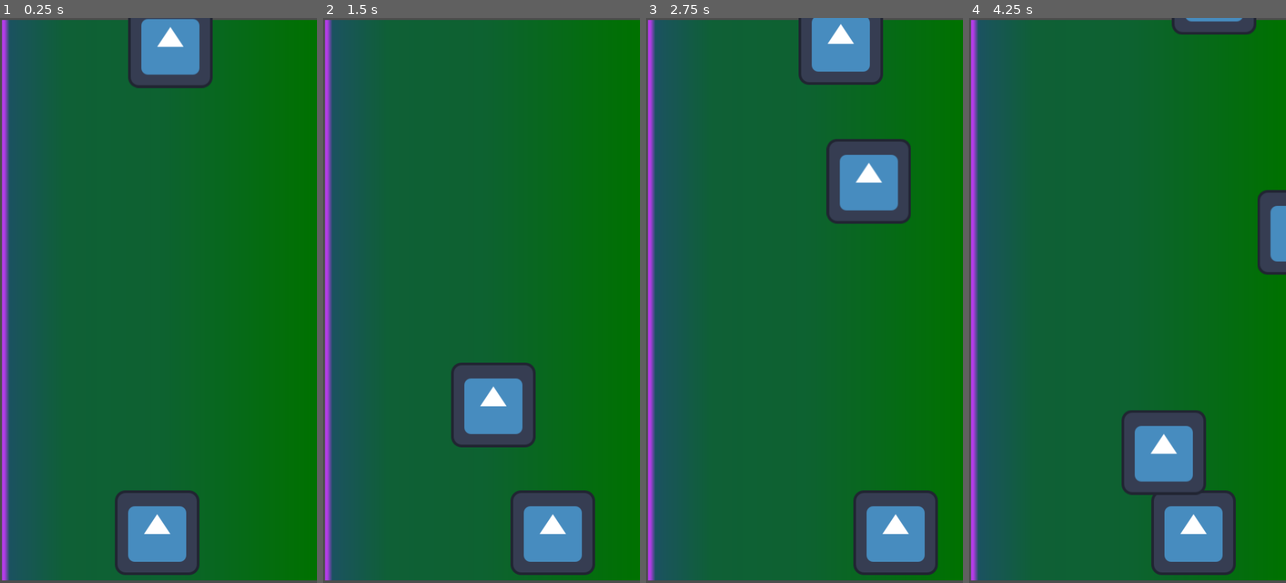
Above: before the commit, frames 1-4 (left to right).
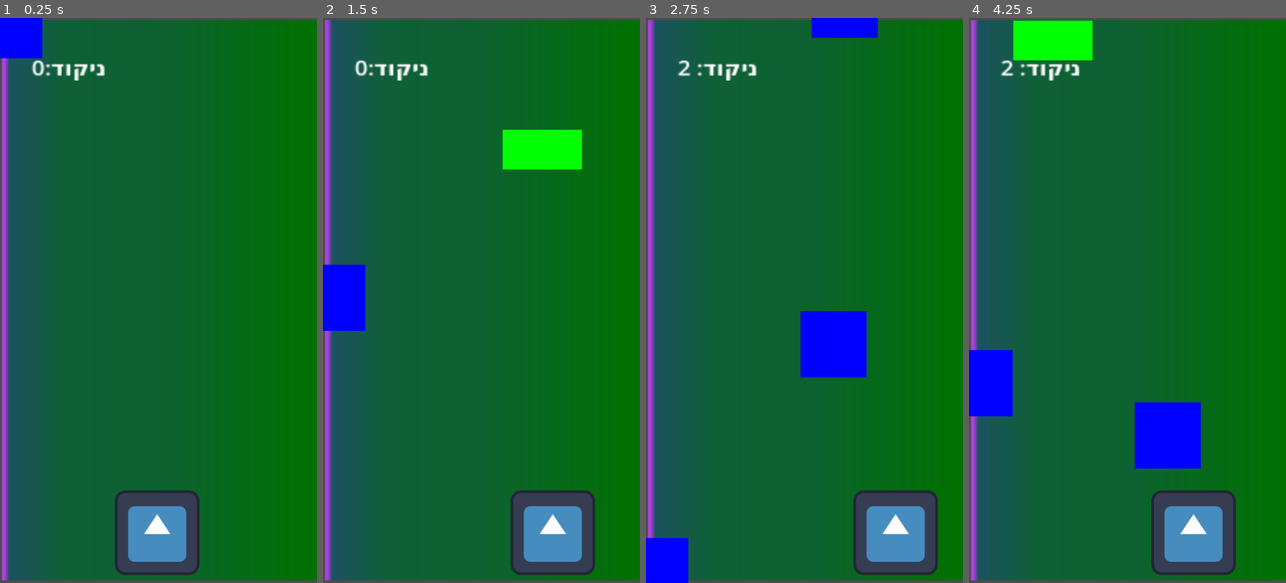
Above: after the commit, the same moments.

Repository: kerenpas/geometric-game
Game: Godot game, scene res://gameworld.tscn
The game is run twice, just before and just after one commit, with the same random seed, the same clock (stepped at 60 frames per second) and the same inputs. The engine's default icon, where the game draws it, is replaced by a stand-in: a white triangle on a blue panel in a dark square.
Inputs:
- Up to frame 1 (0.25 s): no input
- Up to frame 2 (1.5 s): hold Right (ui_right) 0.53-1.28 s; hold Left (ui_left) from 1.28 s (still down)
- Up to frame 3 (2.75 s): release Left (ui_left) at 2.03 s; hold Right (ui_right) from 2.03 s (still down)
- Up to frame 4 (4.25 s): release Right (ui_right) at 3.53 s; hold Left (ui_left) from 3.53 s (still down)

The runs differ from the first frame. In frame 1, 4.5% of the frame differs, in the area x 0-68%, y 0-13%; in frame 2, 7.7%; in frame 3, 11%, in the area x 0-84%, y 0-100%; in frame 4, 10%.

Commit message:
add shape types

Diff:
--- a/falling_object.gd
+++ b/falling_object.gd
@@ -1,10 +1,96 @@
 extends Area2D
 
+enum ShapeType {TRIANGLE, RECTANGLE, SQUARE}
+
+@export var shape_type: ShapeType = ShapeType.SQUARE
+@export var fall_speed_min: float = 5.0
+@export var fall_speed_max: float = 10.0
+
+var fall_speed: float
+
+func _ready() -> void:
+	# Set a random fall speed within the range
+	fall_speed = randf_range(fall_speed_min, fall_speed_max)
+
+	# Setup the shape based on the type
+	setup_shape()
+
+func setup_shape() -> void:
+	# Get references to our nodes
+	var sprite = $Sprite2D
+	var collision = $CollisionShape2D
+
+	# Setup shape based on type
+	match shape_type:
+		ShapeType.TRIANGLE:
+		# Set triangle polygon sprite
+			var polygon = Polygon2D.new()
+			polygon.polygon = PackedVector2Array([
+			Vector2(-50, 50),
+			Vector2(50, 50),
+			Vector2(0, -50)
+		])
+			polygon.color = Color(1, 0, 0) # Red triangle
+
+		# Remove the default sprite and add our polygon
+			sprite.queue_free()
+			add_child(polygon)
+
+			# Set triangle collision shape
+			var shape = CollisionPolygon2D.new()
+			shape.polygon = polygon.polygon
+			collision.queue_free()
+			add_child(shape)
+
+		ShapeType.RECTANGLE:
+		# Create a rectangle with Polygon2D
+			var polygon = Polygon2D.new()
+			polygon.polygon = PackedVector2Array([
+				Vector2(-60, -30),  # Top-left
+				Vector2(60, -30),   # Top-right
+				Vector2(60, 30),    # Bottom-right
+				Vector2(-60, 30)    # Bottom-left
+			])
+			polygon.color = Color(0, 1, 0) # Green rectangle
+
+			# Remove the default sprite and add our polygon
+			sprite.queue_free()
+			add_child(polygon)
+
+			# Set rectangle collision shape
+			var shape = CollisionPolygon2D.new()
+			shape.polygon = polygon.polygon
+			collision.queue_free()
+			add_child(shape)
+
+		ShapeType.SQUARE:
+		# Create a square with Polygon2D
+			var polygon = Polygon2D.new()
+			polygon.polygon = PackedVector2Array([
+				Vector2(-50, -50),  # Top-left
+				Vector2(50, -50),   # Top-right
+				Vector2(50, 50),    # Bottom-right
+				Vector2(-50, 50)    # Bottom-left
+			])
+			polygon.color = Color(0, 0, 1) # Blue square
+
+			# Remove the default sprite and add our polygon
+			sprite.queue_free()
+			add_child(polygon)
+
+			# Set square collision shape
+			var shape = CollisionPolygon2D.new()
+			shape.polygon = polygon.polygon
+			collision.queue_free()
+			add_child(shape)
 
 func _process(delta: float) -> void:
-	position.y += randf_range(4,10)
-
-
+	position.y += fall_speed * delta * 60 # Make speed frame rate independent
+	# Check if object is below the screen
+	var screen_size = get_viewport_rect().size
+	if position.y > screen_size.y + 100:  # Add some buffer
+		queue_free()  # Remove the object if it's below the screen
 
 func _on_area_entered(area: Area2D) -> void:
+	# Remove the falling object when it collides with another area
 	queue_free()
--- a/gameworld.gd
+++ b/gameworld.gd
@@ -1,18 +1,52 @@
 extends Node2D
 
 var obstacle = preload("res://falling_object.tscn")
-var t = randf_range(0.3,1)
+var spawn_time_min = 0.3
+var spawn_time_max = 1.0
+
+var score = 0
 
 func _ready() -> void:
+	# Start the timer with random time
+	randomize() # Initialize random number generator
+	reset_timer()
+		# Connect the player's shape_collected signal
+	$Player.connect("shape_collected", _on_shape_collected)
+
+func reset_timer() -> void:
+	# Set a random time for the next spawn
+	var t = randf_range(spawn_time_min, spawn_time_max)
 	$Timer.start(t)
 
+func _on_timer_timeout() -> void:
+	# Get screen size
+	var screen = get_viewport_rect().size
 
-func _on_timer_timeout() -> void:
-	var screen = get_viewport_rect().size
-	var position = Vector2(randf_range(0,screen.x),-600)
+	# Random position along the top of the screen (off-screen)
+	var position = Vector2(randf_range(0, screen.x), -100)
 
-	var obstacle = load("res://falling_object.tscn")
-	obstacle = obstacle.instantiate()
+	# Instantiate a new obstacle
+	var new_obstacle = obstacle.instantiate()
 
-	obstacle.position = position
-	add_child(obstacle)
+	# Set a random shape type (Triangle, Rectangle, or Square)
+	new_obstacle.shape_type = randi() % 3 # Randomly choose 0, 1, or 2
+
+	# Set the position and add it to the scene
+	new_obstacle.position = position
+	add_child(new_obstacle)
+
+	# Reset the timer for the next spawn
+	reset_timer()
+
+func _on_shape_collected(shape_type):
+	# Update score based on shape type
+	match shape_type:
+		0: # Triangle
+			score += 3
+		1: # Rectangle
+			score += 2
+		2: # Square
+			score += 1
+
+	# Update score label
+	$ScoreLabel.text = "ניקוד: " + str(score)
--- a/gameworld.tscn
+++ b/gameworld.tscn
@@ -25,4 +25,12 @@
 
 [node name="Player" parent="." instance=ExtResource("3_nwlw1")]
 
+[node name="ScoreLabel" type="Label" parent="."]
+offset_left = 48.0
+offset_top = 53.0
+offset_right = 103.0
+offset_bottom = 91.0
+scale = Vector2(2.1614, 1.8845)
+text = "ניקוד:0"
+
 [connection signal="timeout" from="Timer" to="." method="_on_timer_timeout"]
--- a/player.gd
+++ b/player.gd
@@ -2,13 +2,16 @@
 
 @export var speed: int = 200
 
-
-
 var velocity = Vector2()
 var screen_size
+var score = 0
+
+signal shape_collected(shape_type)
 
 func _ready() -> void:
 	screen_size = get_viewport_rect().size
+	# Connect signal for collision with falling objects
+	connect("area_entered", _on_area_entered)
 
 func _process(delta: float) -> void:
 	var velocity = Vector2.ZERO
@@ -16,8 +19,29 @@
 		velocity.x += 1
 	if Input.is_action_pressed("ui_left"):
 		velocity.x -= 1
-	if velocity.length()>0:
+	if velocity.length() > 0:
 		velocity = velocity * speed
 
-	position +=velocity*delta
+	position += velocity * delta
 	position.x = clamp(position.x, 0, screen_size.x)
+
+func _on_area_entered(area: Area2D) -> void:
+	# Check if the colliding area is a falling object
+	if area.has_method("setup_shape"):
+		# Get the shape type of the collected object
+		var shape_type = area.shape_type
+
+		# Update the score based on shape type
+		match shape_type:
+			0: # Triangle
+				score += 3
+			1: # Rectangle
+				score += 2
+			2: # Square
+				score += 1
+
+		# Emit signal with the shape type
+		emit_signal("shape_collected", shape_type)
+
+		# Output score to console (you can update a UI label instead)
+		print("Score: ", score)
